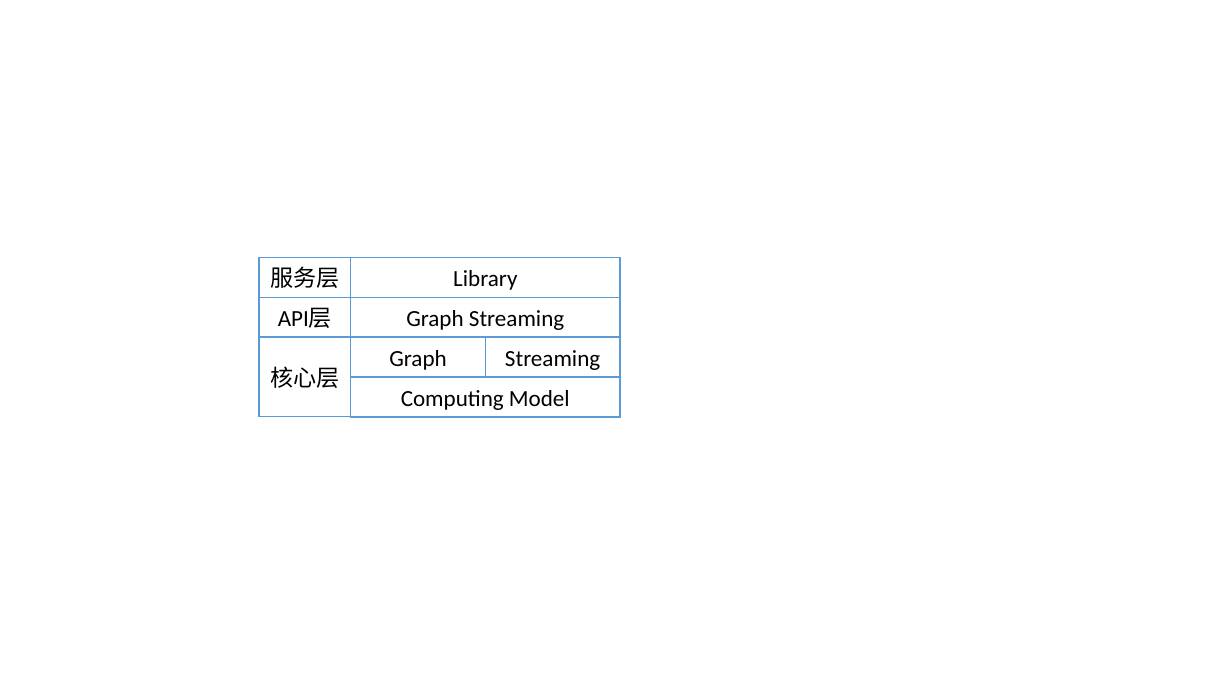
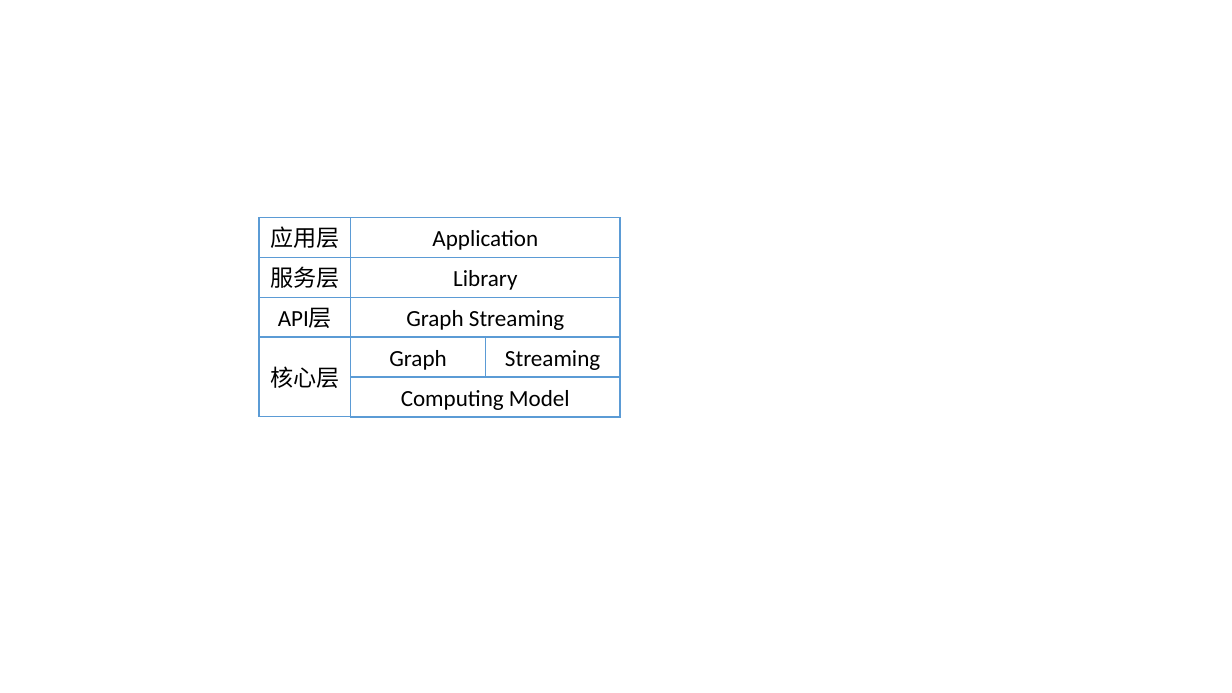
Before and after one commit to DuanSky22/GraduationThesis, a slide deck: slide 16 of post-graduate paper/论文画图.pptx. Drawn at 1232x693 pixels with LibreOffice and Linux fonts; fonts in the diff are those of the drawing. Boxes give left, top, right and bottom in pixels: in the first picture for what was removed or moved away, otherwise in the second. Text is boxed around its words. In the diff, an @@ line names an element or a change of style, - is before the commit and + after.

```diff
--- a/post-graduate paper/论文画图.pptx
+++ b/post-graduate paper/论文画图.pptx
@@ rectangle added at bbox=[259, 217, 350, 257], fill #FFFFFF, outline #5B9BD5 1 pt, 18 pt, text #000000 @@
+应用层
@@ rectangle added at bbox=[351, 217, 620, 257], fill #FFFFFF, outline #5B9BD5 1 pt, 18 pt, text #000000 @@
+Application
```
Also in this commit, not shown: 24 other files.
